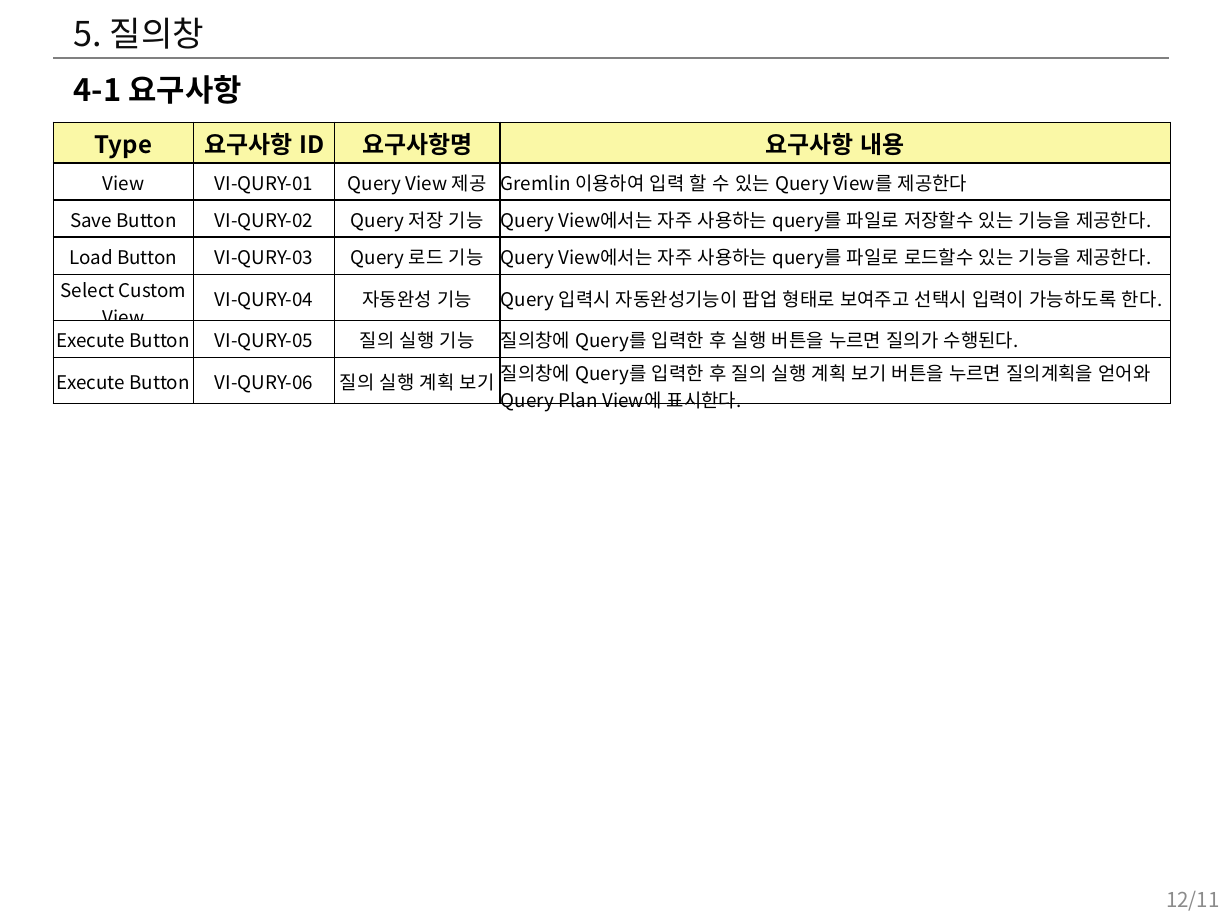
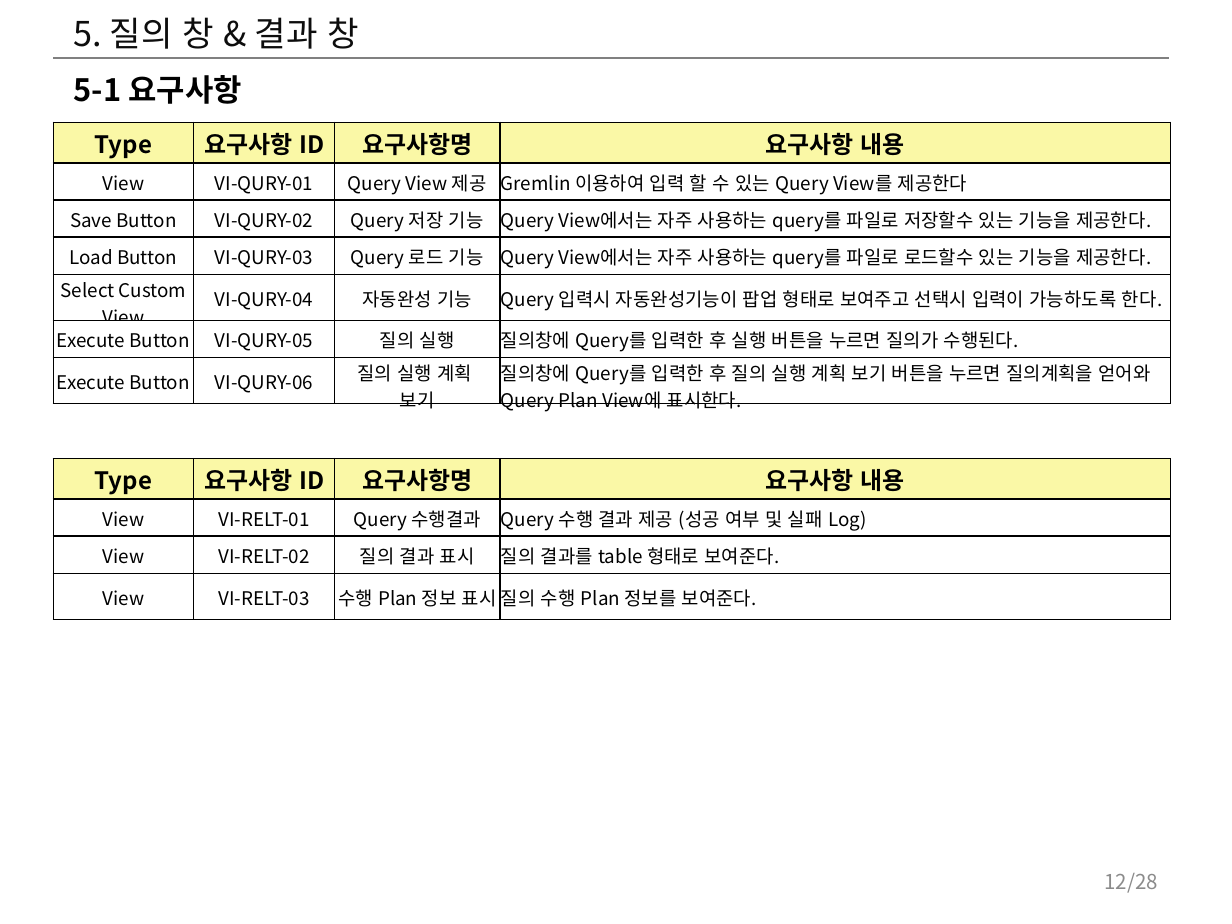
Before and after one commit to postech-dblab-iitp/visual-tool, a slide deck: slide 12 of ViT_docs/시각화도구_UI_UX_기획서.pptx. Drawn at 1232x924 pixels with LibreOffice and Linux fonts; fonts in the diff are those of the drawing. Boxes give left, top, right and bottom in pixels: in the first picture for what was removed or moved away, otherwise in the second. Text is boxed around its words. In the diff, an @@ line names an element or a change of style, - is before the commit and + after.

```diff
--- a/ViT_docs/시각화도구_UI_UX_기획서.pptx
+++ b/ViT_docs/시각화도구_UI_UX_기획서.pptx
@@ title at (x1=74, y1=17, x2=359, y2=49): text changed @@
-5. 질의창
+5. 질의 창 & 결과 창
@@ text at (x1=74, y1=75, x2=241, y2=104): text changed @@
-4-1 요구사항
+5-1 요구사항
@@ table at (x1=53, y1=122, x2=1170, y2=421) @@
-row 6, column 3: 질의 실행 기능
+row 6, column 3: 질의 실행
@@ table added at (x1=53, y1=458, x2=1170, y2=620), 4 rows, 4 columns @@
+Type | 요구사항 ID | 요구사항명 | 요구사항 내용
+View | VI-RELT-01 | Query 수행결과 | Query 수행 결과 제공 (성공 여부 및 실패 Log)
+View | VI-RELT-02 | 질의 결과 표시 | 질의 결과를 table 형태로 보여준다.
+View | VI-RELT-03 | 수행 Plan 정보 표시 | 질의 수행 Plan 정보를 보여준다.
@@ page number at (x1=1104, y1=873, x2=1158, y2=893): text changed @@
-12/11
+12/28
```
Also in this commit, not shown: 14 other slides changed, 8 slides added, 2 slides removed.
